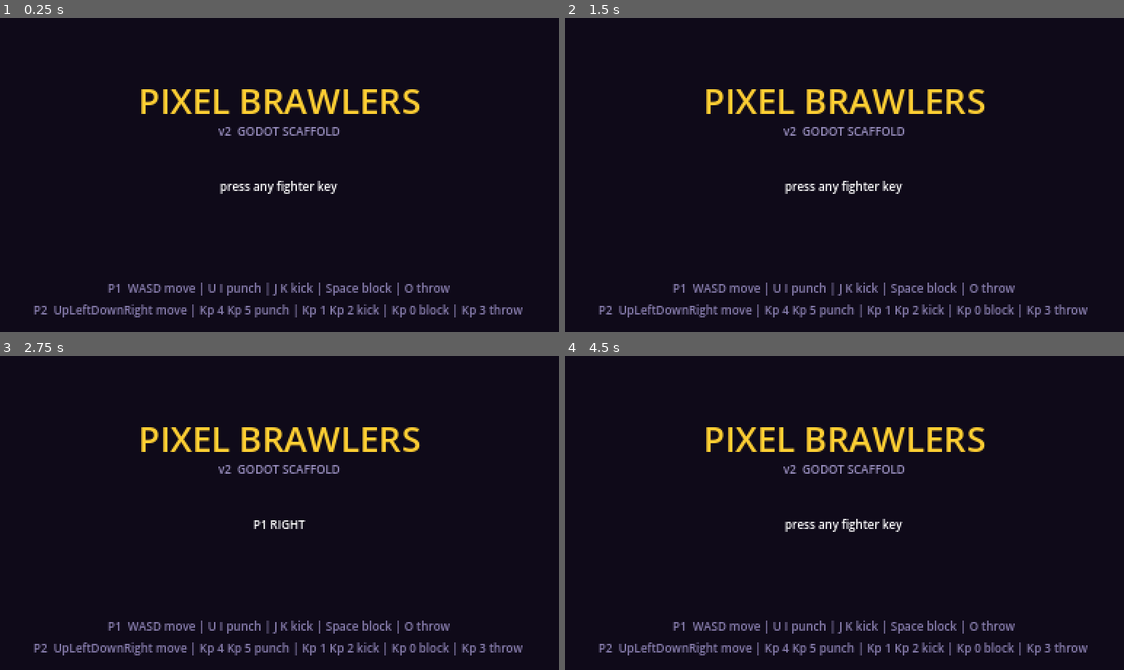
Above: before the commit, frames 1-4 (two rows, left to right).
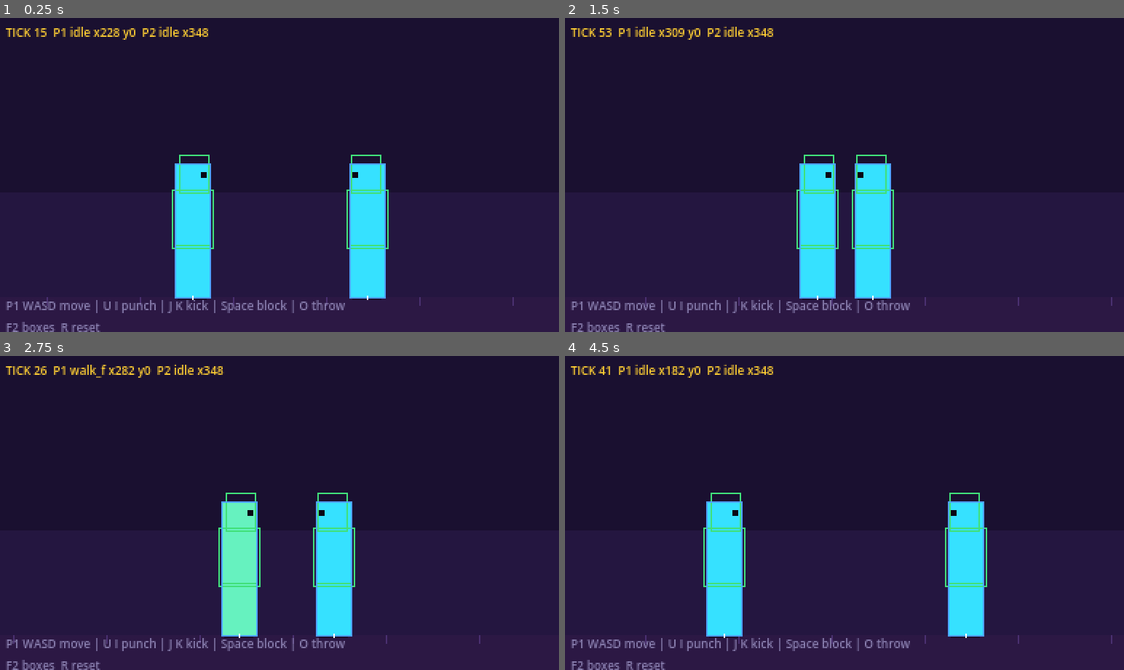
Above: after the commit, the same moments.

Repository: iice257/pixel-brawlers-v2
Game: Godot game, scene res://ui/fight.tscn
The game is run twice, just before and just after one commit, with the same random seed, the same clock (stepped at 60 frames per second) and the same inputs. Before the commit the project starts from res://scenes/boot.tscn.
Inputs (mouse positions are in pixels of both pictures, inside the frame that each line leads up to):
- Up to frame 1 (0.25 s): no input
- Up to frame 2 (1.5 s): tap Enter at 0.5 s; move the mouse to (967, 159) at 0.52 s; hold D 0.53-1.25 s; tap R at 0.6 s; click (967, 159) at 0.67 s; tap Space at 0.77 s; drag from (732, 190) to (816, 237) at 1.27 s
- Up to frame 3 (2.75 s): tap Enter at 2 s; move the mouse to (335, 443) at 2.02 s; hold D from 2.03 s (still down); tap U at 2.1 s; tap R at 2.3 s
- Up to frame 4 (4.5 s): release D at 2.75 s; drag from (816, 575) to (676, 465) at 2.77 s; tap Enter at 3.5 s; move the mouse to (1012, 560) at 3.52 s; hold A 3.53-4.25 s; tap J at 3.6 s; tap Space at 3.77 s; tap R at 3.8 s; drag from (676, 465) to (760, 434) at 4.27 s

The runs differ from the first frame. In frame 1, 48% of the frame differs, in the area x 0-100%, y 2-100%; in frame 2, 48%; in frame 3, 48%; in frame 4, 48%.

Commit message:
G0: 60 Hz placeholder sim (walk, crouch, jump, push, facing), animation contract + AnimMap, GUT tests, CI runs tests, docs/ref + GODOT_PLAN

Diff:
--- /dev/null
+++ b/data/fighters/placeholder.json
@@ -0,0 +1,6 @@
+{
+  "id": "placeholder",
+  "name": "PLACEHOLDER",
+  "stats": { "hp": 1000, "walk_f": 2.1, "walk_b": 1.7, "jump": 1.0, "gravity": 0.41, "throw_range": 46, "height": 100 },
+  "moves": ["LP", "HP", "LK", "HK", "2LP", "2HP", "2LK", "2HK", "jLP", "jHP", "jLK", "jHK", "throw"]
+}
--- /dev/null
+++ b/fighters/anim_contract.gd
@@ -0,0 +1,15 @@
+class_name AnimContract
+## The animation names every fighter must provide (docs/GODOT_PLAN.md "Animation contract").
+## A sprite pack is mapped onto these names by fighters/<id>/anim_map.tres; one extra entry per move id in the fighter's move list.
+
+const REQUIRED := [
+	"idle", "walk_f", "walk_b", "crouch", "jump_up", "jump_f", "jump_b",
+	"block_stand", "block_crouch", "hit_light", "hit_heavy", "knockdown", "wakeup", "ko", "win",
+]
+
+## Names the map is missing for this move list (empty = contract met).
+static func missing(map: AnimMap, move_ids: Array) -> Array:
+	var out := []
+	for n in REQUIRED + move_ids:
+		if not map.entries.has(n): out.append(n)
+	return out
--- /dev/null
+++ b/fighters/anim_map.gd
@@ -0,0 +1,14 @@
+class_name AnimMap
+extends Resource
+## Maps animation-contract names to what a fighter's art provides.
+## Each entry: { "sheet": "res://...png" or "", "frames": int, "fps": int, "loop": bool, "color": Color (placeholder tint) }.
+
+@export var fighter_id := ""
+@export var source := "placeholder"     # pack name, for docs/ASSETS.md
+@export var entries: Dictionary = {}
+
+static func load_for(fighter_id: String) -> AnimMap:
+	return load("res://fighters/%s/anim_map.tres" % fighter_id) as AnimMap
+
+func entry(name: String) -> Dictionary:
+	return entries.get(name, entries.get("idle", {}))
--- /dev/null
+++ b/fighters/placeholder/anim_map.tres
@@ -0,0 +1,38 @@
+[gd_resource type="Resource" script_class="AnimMap" load_steps=2 format=3]
+
+[ext_resource type="Script" path="res://fighters/anim_map.gd" id="1"]
+
+[resource]
+script = ExtResource("1")
+fighter_id = "placeholder"
+source = "placeholder"
+entries = {
+"idle": {"sheet": "", "frames": 1, "fps": 12, "loop": true, "color": Color(0.21, 0.88, 1, 1)},
+"walk_f": {"sheet": "", "frames": 1, "fps": 12, "loop": true, "color": Color(0.4, 0.95, 0.75, 1)},
+"walk_b": {"sheet": "", "frames": 1, "fps": 12, "loop": true, "color": Color(0.3, 0.6, 0.95, 1)},
+"crouch": {"sheet": "", "frames": 1, "fps": 12, "loop": true, "color": Color(0.55, 0.45, 1, 1)},
+"jump_up": {"sheet": "", "frames": 1, "fps": 12, "loop": false, "color": Color(1, 0.81, 0.2, 1)},
+"jump_f": {"sheet": "", "frames": 1, "fps": 12, "loop": false, "color": Color(1, 0.7, 0.2, 1)},
+"jump_b": {"sheet": "", "frames": 1, "fps": 12, "loop": false, "color": Color(0.95, 0.6, 0.3, 1)},
+"block_stand": {"sheet": "", "frames": 1, "fps": 12, "loop": false, "color": Color(0.42, 0.82, 0.42, 1)},
+"block_crouch": {"sheet": "", "frames": 1, "fps": 12, "loop": false, "color": Color(0.3, 0.7, 0.3, 1)},
+"hit_light": {"sheet": "", "frames": 1, "fps": 12, "loop": false, "color": Color(1, 0.5, 0.5, 1)},
+"hit_heavy": {"sheet": "", "frames": 1, "fps": 12, "loop": false, "color": Color(1, 0.3, 0.3, 1)},
+"knockdown": {"sheet": "", "frames": 1, "fps": 12, "loop": false, "color": Color(0.7, 0.2, 0.2, 1)},
+"wakeup": {"sheet": "", "frames": 1, "fps": 12, "loop": false, "color": Color(0.8, 0.6, 0.6, 1)},
+"ko": {"sheet": "", "frames": 1, "fps": 12, "loop": false, "color": Color(0.4, 0.4, 0.4, 1)},
+"win": {"sheet": "", "frames": 1, "fps": 12, "loop": false, "color": Color(1, 1, 1, 1)},
+"LP": {"sheet": "", "frames": 1, "fps": 12, "loop": false, "color": Color(1, 0.85, 0.4, 1)},
+"HP": {"sheet": "", "frames": 1, "fps": 12, "loop": false, "color": Color(1, 0.85, 0.4, 1)},
+"LK": {"sheet": "", "frames": 1, "fps": 12, "loop": false, "color": Color(1, 0.6, 0.39, 1)},
+"HK": {"sheet": "", "frames": 1, "fps": 12, "loop": false, "color": Color(1, 0.6, 0.39, 1)},
+"2LP": {"sheet": "", "frames": 1, "fps": 12, "loop": false, "color": Color(1, 0.85, 0.4, 1)},
+"2HP": {"sheet": "", "frames": 1, "fps": 12, "loop": false, "color": Color(1, 0.85, 0.4, 1)},
+"2LK": {"sheet": "", "frames": 1, "fps": 12, "loop": false, "color": Color(1, 0.6, 0.39, 1)},
+"2HK": {"sheet": "", "frames": 1, "fps": 12, "loop": false, "color": Color(1, 0.6, 0.39, 1)},
+"jLP": {"sheet": "", "frames": 1, "fps": 12, "loop": false, "color": Color(1, 0.85, 0.4, 1)},
+"jHP": {"sheet": "", "frames": 1, "fps": 12, "loop": false, "color": Color(1, 0.85, 0.4, 1)},
+"jLK": {"sheet": "", "frames": 1, "fps": 12, "loop": false, "color": Color(1, 0.6, 0.39, 1)},
+"jHK": {"sheet": "", "frames": 1, "fps": 12, "loop": false, "color": Color(1, 0.6, 0.39, 1)},
+"throw": {"sheet": "", "frames": 1, "fps": 12, "loop": false, "color": Color(1, 0.85, 0.4, 1)}
+}
--- a/project.godot
+++ b/project.godot
@@ -5,7 +5,7 @@
 
 config/name="Pixel Brawlers"
 config/description="2D pixel fighting game (v2, Godot 4)."
-run/main_scene="res://scenes/boot.tscn"
+run/main_scene="res://ui/fight.tscn"
 config/features=PackedStringArray("4.7", "GL Compatibility")
 
 [autoload]
--- a/scenes/boot.tscn
+++ /dev/null
@@ -1,44 +0,0 @@
-[gd_scene load_steps=2 format=3]
-
-[ext_resource type="Script" path="res://scripts/boot.gd" id="1"]
-
-[node name="Boot" type="Node2D"]
-script = ExtResource("1")
-
-[node name="Title" type="Label" parent="."]
-offset_left = 0.0
-offset_top = 40.0
-offset_right = 384.0
-offset_bottom = 70.0
-theme_override_colors/font_color = Color(1, 0.81, 0.2, 1)
-theme_override_font_sizes/font_size = 24
-text = "PIXEL BRAWLERS"
-horizontal_alignment = 1
-
-[node name="Sub" type="Label" parent="."]
-offset_left = 0.0
-offset_top = 72.0
-offset_right = 384.0
-offset_bottom = 88.0
-theme_override_colors/font_color = Color(0.6, 0.56, 0.75, 1)
-theme_override_font_sizes/font_size = 8
-text = "v2  GODOT SCAFFOLD"
-horizontal_alignment = 1
-
-[node name="Held" type="Label" parent="."]
-offset_left = 0.0
-offset_top = 110.0
-offset_right = 384.0
-offset_bottom = 126.0
-theme_override_font_sizes/font_size = 8
-text = "press any fighter key"
-horizontal_alignment = 1
-
-[node name="Hint" type="Label" parent="."]
-offset_left = 0.0
-offset_top = 180.0
-offset_right = 384.0
-offset_bottom = 210.0
-theme_override_colors/font_color = Color(0.54, 0.5, 0.69, 1)
-theme_override_font_sizes/font_size = 8
-horizontal_alignment = 1
--- a/scripts/boot.gd
+++ /dev/null
@@ -1,17 +0,0 @@
-extends Node2D
-## G0 placeholder boot screen: proves the project runs, the 384x216 pixel viewport scales cleanly and input actions work.
-## Replaced by the title/menu scene in the plan's first phase.
-
-@onready var title: Label = $Title
-@onready var hint: Label = $Hint
-@onready var held: Label = $Held
-
-func _ready() -> void:
-	hint.text = "P1  " + Controls.describe("p1") + "\nP2  " + Controls.describe("p2")
-
-func _process(_delta: float) -> void:
-	var on := []
-	for p in ["p1", "p2"]:
-		for a in Controls.ACTIONS:
-			if Input.is_action_pressed("%s_%s" % [p, a]): on.append("%s %s" % [p.to_upper(), a.to_upper()])
-	held.text = " ".join(on) if on else "press any fighter key"
--- /dev/null
+++ b/sim/fighter_sim.gd
@@ -0,0 +1,100 @@
+class_name FighterSim
+extends RefCounted
+## One fighter's simulation state. Pure data + rules, no nodes: stepped by WorldSim at 60 Hz, rendered by the fight scene.
+## G0 covers locomotion only (idle, walk, crouch, jump). Combat states arrive in G1.
+
+const ACTIONABLE := ["idle", "walk_f", "walk_b", "crouch"]
+
+var id: String
+var idx: int
+var stats: Dictionary
+var moves: Array
+var x := 0.0
+var y := 0.0
+var vx := 0.0
+var vy := 0.0
+var facing := 1                 # +1 faces right, -1 faces left
+var state := "idle"
+var st := 0                     # ticks spent in the current state
+var jump_dir := 0               # facing-relative: +1 forward, -1 back, 0 neutral
+
+static func load_data(fighter_id: String) -> Dictionary:
+	var f := FileAccess.open("res://data/fighters/%s.json" % fighter_id, FileAccess.READ)
+	assert(f != null, "missing fighter data: " + fighter_id)
+	return JSON.parse_string(f.get_as_text())
+
+func _init(fighter_id: String, index: int, start_x: float, face: int) -> void:
+	var d := load_data(fighter_id)
+	id = fighter_id; idx = index; stats = d.stats; moves = d.moves
+	x = start_x; facing = face
+
+func set_state(s: String) -> void:
+	if s != state: state = s; st = 0
+
+func grounded() -> bool:
+	return y <= 0.0 and state != "air"
+
+func actionable() -> bool:
+	return state in ACTIONABLE
+
+## Stance used for boxes: stand / crouch / air.
+func stance() -> String:
+	if state == "air": return "air"
+	if state == "crouch" or state == "prejump": return "crouch"
+	return "stand"
+
+## The animation-contract name this state plays (see fighters/anim_contract.gd).
+func anim() -> String:
+	match state:
+		"prejump": return "crouch"
+		"air": return "jump_f" if jump_dir > 0 else "jump_b" if jump_dir < 0 else "jump_up"
+		_: return state
+
+## One tick. inp = { left, right, up, down, buttons } with SOCD already resolved by WorldSim.
+func step(inp: Dictionary) -> void:
+	st += 1
+	var fwd := (1 if inp.right else 0) - (1 if inp.left else 0)     # screen direction
+	var rel := fwd * facing                                            # +1 toward opponent
+	match state:
+		"idle", "walk_f", "walk_b", "crouch":
+			if inp.up:
+				jump_dir = rel; vx = 0.0
+				set_state("prejump")
+			elif inp.down:
+				vx = 0.0; set_state("crouch")
+			elif rel > 0:
+				vx = facing * stats.walk_f; set_state("walk_f")
+			elif rel < 0:
+				vx = -facing * stats.walk_b; set_state("walk_b")
+			else:
+				vx = 0.0; set_state("idle")
+		"prejump":
+			if st >= SimConst.PREJUMP:
+				vy = SimConst.JUMP_VY * stats.jump
+				vx = facing * (SimConst.JUMP_FWD if jump_dir > 0 else SimConst.JUMP_BACK if jump_dir < 0 else 0.0) * stats.jump
+				set_state("air")
+		"air":
+			pass
+	x += vx
+	if state == "air":
+		y += vy - stats.gravity / 2.0
+		vy -= stats.gravity
+		if y <= 0.0 and vy < 0.0:
+			y = 0.0; vy = 0.0; vx = 0.0; jump_dir = 0
+			set_state("idle")
+
+## World-space box [x, y, w, h] (y up) from a facing-right local box.
+func to_world(b: Array) -> Rect2:
+	var bx: float = b[0] if facing > 0 else -b[0] - b[2]
+	return Rect2(x + bx, y + b[1], b[2], b[3])
+
+func push_box() -> Rect2:
+	return to_world(SimConst.BOXES[stance()].push)
+
+func hurt_boxes() -> Array[Rect2]:
+	var out: Array[Rect2] = []
+	for b in SimConst.BOXES[stance()].hurt: out.append(to_world(b))
+	return out
+
+func snapshot() -> Dictionary:
+	return { "x": x, "y": y, "vx": vx, "vy": vy, "facing": facing, "state": state, "st": st, "jump_dir": jump_dir }
--- /dev/null
+++ b/sim/sim_const.gd
@@ -0,0 +1,31 @@
+class_name SimConst
+## Fixed numbers of the simulation (docs/ref/GAME_DESIGN.md + TUNING_LOG.md; TUNING_LOG wins on conflict).
+## World space: x grows right along the stage, y grows UP from the floor (y = 0 is standing on the floor).
+
+const TICK_HZ := 60
+const STAGE_W := 576
+const FLOOR_Y := 192            # screen row of the floor in the 384x216 view
+const STAGE_MIN := 16           # fighter centre clamp
+const STAGE_MAX := 560
+const MAX_SEP := 296            # fighters can never be further apart than this (walking away is stopped)
+const START_X := [228, 348]
+
+const PREJUMP := 3              # ticks of jump squat before takeoff
+const JUMP_VY := 8.0
+const JUMP_FWD := 2.6
+const JUMP_BACK := -2.2
+
+# Buttons: one bit each. Throw is LP + LK pressed together.
+const LP := 1
+const HP := 2
+const LK := 4
+const HK := 8
+const BL := 16
+const THROW := LP | LK
+
+# Body boxes [x, y, w, h], relative to the fighter's centre on the floor, facing right, y up.
+const BOXES := {
+	"stand": { "push": [-12, 0, 24, 92], "hurt": [[-9, 72, 20, 26], [-14, 34, 28, 40], [-12, 0, 24, 36]] },
+	"crouch": { "push": [-12, 0, 24, 60], "hurt": [[-14, 26, 28, 34], [-14, 0, 28, 28]] },
+	"air": { "push": [-10, 16, 20, 60], "hurt": [[-13, 18, 26, 66]] },
+}
--- /dev/null
+++ b/sim/world_sim.gd
@@ -0,0 +1,68 @@
+class_name WorldSim
+extends RefCounted
+## The whole match simulation: two fighters, fixed 60 Hz ticks, deterministic for the same inputs and seed.
+## step([p1_input, p2_input]) with inputs { left, right, up, down, buttons }.
+
+var tick := 0
+var rng := RandomNumberGenerator.new()
+var fighters: Array[FighterSim] = []
+
+func _init(p1 := "placeholder", p2 := "placeholder", seed := 1) -> void:
+	rng.seed = seed
+	fighters = [FighterSim.new(p1, 0, SimConst.START_X[0], 1), FighterSim.new(p2, 1, SimConst.START_X[1], -1)]
+
+static func neutral() -> Dictionary:
+	return { "left": false, "right": false, "up": false, "down": false, "buttons": 0 }
+
+## SOCD: left + right = neutral, up + down = up.
+static func clean(raw: Dictionary) -> Dictionary:
+	var i := neutral()
+	i.buttons = raw.get("buttons", 0)
+	var l: bool = raw.get("left", false); var r: bool = raw.get("right", false)
+	i.left = l and not r; i.right = r and not l
+	i.up = raw.get("up", false); i.down = raw.get("down", false) and not i.up
+	return i
+
+func step(inputs: Array) -> void:
+	tick += 1
+	for f in fighters:
+		var o := fighters[1 - f.idx]
+		if f.grounded() and f.actionable() and absf(o.x - f.x) > 0.5: f.facing = 1 if o.x > f.x else -1
+	for f in fighters: f.step(clean(inputs[f.idx]))
+	_separate()
+	_clamp()
+
+# Push boxes never overlap: split the overlap between both fighters (walls take the share a cornered fighter cannot).
+func _separate() -> void:
+	var a := fighters[0]; var b := fighters[1]
+	var ra := a.push_box(); var rb := b.push_box()
+	if not ra.intersects(rb): return
+	var overlap := minf(ra.end.x, rb.end.x) - maxf(ra.position.x, rb.position.x)
+	if overlap <= 0.0: return
+	var dir := 1.0 if a.x < b.x or (a.x == b.x and a.facing > 0) else -1.0
+	if a.state == "air" or b.state == "air":   # airborne bodies drift apart 1 px/tick, so a jump can cross over (v1 rule)
+		var d := minf(overlap, 1.0) / 2.0
+		a.x -= dir * d; b.x += dir * d
+		return
+	a.x -= dir * overlap / 2.0; b.x += dir * overlap / 2.0
+
+func _clamp() -> void:
+	var a := fighters[0]; var b := fighters[1]
+	var sep := absf(b.x - a.x)
+	if sep > SimConst.MAX_SEP:
+		var mid := (a.x + b.x) / 2.0; var half := SimConst.MAX_SEP / 2.0
+		var s := signf(b.x - a.x)
+		a.x = mid - s * half; b.x = mid + s * half
+	for f in fighters: f.x = clampf(f.x, SimConst.STAGE_MIN, SimConst.STAGE_MAX)
+	# a fighter pinned by the wall pushes the other one out instead of overlapping
+	var at_wall := func(f: FighterSim) -> bool: return f.x <= SimConst.STAGE_MIN or f.x >= SimConst.STAGE_MAX
+	if a.state == "air" or b.state == "air" or not (at_wall.call(a) or at_wall.call(b)): return
+	var ra := a.push_box(); var rb := b.push_box()
+	if ra.intersects(rb):
+		var overlap := minf(ra.end.x, rb.end.x) - maxf(ra.position.x, rb.position.x)
+		var walled := a if at_wall.call(a) else b
+		var other := b if walled == a else a
+		other.x += signf(other.x - walled.x) * overlap
+
+func snapshot() -> Dictionary:
+	return { "tick": tick, "f": fighters.map(func(f: FighterSim) -> Dictionary: return f.snapshot()) }
--- /dev/null
+++ b/tests/test_locomotion.gd
@@ -0,0 +1,88 @@
+extends GutTest
+## G0 sim tests: locomotion, spacing rules, determinism, animation contract.
+
+const N := { "left": false, "right": false, "up": false, "down": false, "buttons": 0 }
+
+func _in(o: Dictionary) -> Dictionary:
+	var i := N.duplicate(); i.merge(o, true); return i
+
+func _run(w: WorldSim, n: int, a: Dictionary = N, b: Dictionary = N) -> void:
+	for t in n: w.step([a, b])
+
+func test_walk_forward_and_back_speeds() -> void:
+	var w := WorldSim.new()
+	var x0 := w.fighters[0].x
+	_run(w, 10, _in({ "right": true }))
+	assert_almost_eq(w.fighters[0].x - x0, 10 * 2.1, 0.001, "walk_f = 2.1 px/tick")
+	assert_eq(w.fighters[0].state, "walk_f")
+	var x1 := w.fighters[0].x
+	_run(w, 10, _in({ "left": true }))
+	assert_almost_eq(x1 - w.fighters[0].x, 10 * 1.7, 0.001, "walk_b = 1.7 px/tick")
+	assert_eq(w.fighters[0].state, "walk_b")
+
+func test_socd_left_right_is_neutral() -> void:
+	var w := WorldSim.new()
+	_run(w, 5, _in({ "left": true, "right": true }))
+	assert_eq(w.fighters[0].state, "idle")
+
+func test_jump_arc_lands() -> void:
+	var w := WorldSim.new()
+	var f := w.fighters[0]
+	w.step([_in({ "up": true }), N])
+	assert_eq(f.state, "prejump")
+	var peak := 0.0; var airborne := 0
+	for t in 120:
+		w.step([N, N])
+		if f.state == "air": airborne += 1
+		peak = maxf(peak, f.y)
+		if airborne > 0 and f.state == "idle": break
+	assert_eq(f.state, "idle", "lands")
+	assert_eq(f.y, 0.0)
+	assert_between(peak, 70.0, 82.0, "apex ~ vy^2 / 2g")
+	assert_between(airborne, 36, 42, "~39 ticks airborne")
+
+func test_forward_jump_travels_toward_opponent() -> void:
+	var w := WorldSim.new()
+	var x0 := w.fighters[0].x
+	w.step([_in({ "up": true, "right": true }), N])
+	_run(w, 20)
+	assert_eq(w.fighters[0].anim(), "jump_f")
+	assert_gt(w.fighters[0].x, x0)
+
+func test_push_boxes_never_overlap() -> void:
+	var w := WorldSim.new()
+	for t in 200:   # grounded bodies: hard separation every tick
+		w.step([_in({ "right": true }), _in({ "left": true })])
+		assert_false(w.fighters[0].push_box().intersects(w.fighters[1].push_box()), "tick %d" % t)
+		if is_failing(): return
+
+func test_facing_turns_after_crossing_jump() -> void:
+	var w := WorldSim.new()
+	w.fighters[0].x = 300; w.fighters[1].x = 330
+	w.step([_in({ "up": true, "right": true }), N])
+	_run(w, 60)
+	assert_gt(w.fighters[0].x, w.fighters[1].x, "crossed over")
+	assert_eq(w.fighters[0].facing, -1)
+	assert_eq(w.fighters[1].facing, 1)
+
+func test_stage_clamp_and_max_separation() -> void:
+	var w := WorldSim.new()
+	_run(w, 400, _in({ "left": true }), _in({ "right": true }))
+	var a := w.fighters[0]; var b := w.fighters[1]
+	assert_true(absf(b.x - a.x) <= SimConst.MAX_SEP + 0.001)
+	assert_true(a.x >= SimConst.STAGE_MIN and b.x <= SimConst.STAGE_MAX)
+
+func test_deterministic() -> void:
+	var make := func() -> Dictionary:
+		var w := WorldSim.new("placeholder", "placeholder", 7)
+		var rng := RandomNumberGenerator.new(); rng.seed = 99
+		for t in 600:
+			var r := func() -> Dictionary: return { "left": rng.randf() < 0.3, "right": rng.randf() < 0.4, "up": rng.randf() < 0.05, "down": rng.randf() < 0.1, "buttons": 0 }
+			w.step([r.call(), r.call()])
+		return w.snapshot()
+	assert_eq(make.call(), make.call())
+
+func test_placeholder_meets_anim_contract() -> void:
+	var map := AnimMap.load_for("placeholder")
+	var moves: Array = FighterSim.load_data("placeholder").moves
+	assert_eq(AnimContract.missing(map, moves), [])
--- /dev/null
+++ b/ui/fight.gd
@@ -0,0 +1,101 @@
+extends Node2D
+## G0 fight scene: steps WorldSim at 60 Hz from the P1/P2 input actions and renders it.
+## Fighters are placeholder rectangles tinted by their anim_map entry until a sprite pack is mapped (G3).
+## F2 toggles the box overlay, R resets. User arg --shot=<file.png> plays a scripted walk + jump, saves the frame and quits (QA).
+
+const BUTTONS := { "lp": SimConst.LP, "hp": SimConst.HP, "lk": SimConst.LK, "hk": SimConst.HK, "block": SimConst.BL, "throw": SimConst.THROW }
+const BOX_COLORS := { "push": Color("4da3ff"), "hurt": Color("41e07a") }
+
+var world: WorldSim
+var maps: Array[AnimMap] = []
+var cam_x := 0.0
+var show_boxes := true
+var hint: Label
+var info: Label
+var shot_path := ""
+var script_tick := -1
+
+func _ready() -> void:
+	_reset()
+	var layer := CanvasLayer.new(); add_child(layer)
+	hint = _label(layer, Vector2(4, 192), Color("8a80b0"))
+	hint.text = "P1 %s\nF2 boxes  R reset" % Controls.describe("p1")
+	info = _label(layer, Vector2(4, 4), Color("ffcf33"))
+	for a in OS.get_cmdline_user_args():
+		if a.begins_with("--shot="): shot_path = a.trim_prefix("--shot="); script_tick = 0
+
+func _label(parent: Node, pos: Vector2, color: Color) -> Label:
+	var l := Label.new(); l.position = pos
+	l.add_theme_font_size_override("font_size", 8)
+	l.add_theme_color_override("font_color", color)
+	parent.add_child(l); return l
+
+func _reset() -> void:
+	world = WorldSim.new("placeholder", "placeholder", 1)
+	maps = [AnimMap.load_for(world.fighters[0].id), AnimMap.load_for(world.fighters[1].id)]
+	cam_x = _cam_target()
+
+func _unhandled_input(e: InputEvent) -> void:
+	if e is InputEventKey and e.pressed and not e.echo:
+		if e.physical_keycode == KEY_F2: show_boxes = not show_boxes
+		elif e.physical_keycode == KEY_R: _reset()
+
+func _read(p: String) -> Dictionary:
+	var i := WorldSim.neutral()
+	i.left = Input.is_action_pressed(p + "_left"); i.right = Input.is_action_pressed(p + "_right")
+	i.up = Input.is_action_pressed(p + "_up"); i.down = Input.is_action_pressed(p + "_down")
+	for b in BUTTONS: if Input.is_action_pressed(p + "_" + b): i.buttons |= BUTTONS[b]
+	return i
+
+# QA script: P1 walks in for 30 ticks, then jumps forward; frozen mid-air at tick 46.
+func _scripted() -> Array:
+	var a := WorldSim.neutral()
+	if script_tick < 30: a.right = true
+	elif script_tick < 33: a.right = true; a.up = true
+	return [a, WorldSim.neutral()]
+
+func _physics_process(_dt: float) -> void:
+	if script_tick >= 0:
+		if script_tick < 46: world.step(_scripted()); script_tick += 1
+		elif script_tick == 46: script_tick += 1; _save_shot.call_deferred()
+	else:
+		world.step([_read("p1"), _read("p2")])
+	cam_x = lerpf(cam_x, _cam_target(), 0.2)
+	var f0 := world.fighters[0]; var f1 := world.fighters[1]
+	info.text = "TICK %d  P1 %s x%d y%d  P2 %s x%d" % [world.tick, f0.state, f0.x, f0.y, f1.state, f1.x]
+	queue_redraw()
+
+func _save_shot() -> void:
+	await RenderingServer.frame_post_draw
+	get_viewport().get_texture().get_image().save_png(shot_path)
+	get_tree().quit()
+
+func _cam_target() -> float:
+	var mid := (world.fighters[0].x + world.fighters[1].x) / 2.0
+	return clampf(mid - 192.0, 0.0, SimConst.STAGE_W - 384.0)
+
+# world (x, y up) -> screen
+func _sx(x: float) -> float: return roundf(x - roundf(cam_x))
+func _sy(y: float) -> float: return roundf(SimConst.FLOOR_Y - y)
+func _srect(r: Rect2) -> Rect2: return Rect2(_sx(r.position.x), _sy(r.end.y), r.size.x, r.size.y)
+
+func _draw() -> void:
+	# placeholder stage: sky bands, floor, a marker every 64 px so camera motion reads
+	draw_rect(Rect2(0, 0, 384, SimConst.FLOOR_Y), Color("1a1030"))
+	draw_rect(Rect2(0, 120, 384, SimConst.FLOOR_Y - 120), Color("241640"))
+	draw_rect(Rect2(0, SimConst.FLOOR_Y, 384, 216 - SimConst.FLOOR_Y), Color("2c1844"))
+	for gx in range(0, SimConst.STAGE_W + 1, 64):
+		draw_rect(Rect2(_sx(gx), SimConst.FLOOR_Y, 1, 6), Color("4a3070"))
+	for f in world.fighters:
+		var e := maps[f.idx].entry(f.anim())
+		var body := _srect(f.push_box())
+		draw_rect(body, e.get("color", Color.WHITE))
+		draw_rect(body, Color("0a0614"), false, 1.0)
+		var eye_x := body.position.x + (body.size.x - 6.0 if f.facing > 0 else 2.0)   # facing marker
+		draw_rect(Rect2(eye_x, body.position.y + 6, 4, 4), Color("0a0614"))
+		draw_rect(Rect2(_sx(f.x) - 10, SimConst.FLOOR_Y, 20, 2), Color(0, 0, 0, 0.35))   # floor shadow
+	if show_boxes:
+		for f in world.fighters:
+			for h in f.hurt_boxes(): draw_rect(_srect(h), BOX_COLORS.hurt, false, 1.0)
+			draw_rect(_srect(f.push_box()), BOX_COLORS.push, false, 1.0)
+			draw_rect(Rect2(_sx(f.x), _sy(f.y) - 1, 1, 3), Color.WHITE)
--- /dev/null
+++ b/ui/fight.tscn
@@ -0,0 +1,6 @@
+[gd_scene load_steps=2 format=3]
+
+[ext_resource type="Script" path="res://ui/fight.gd" id="1"]
+
+[node name="Fight" type="Node2D"]
+script = ExtResource("1")
Not shown, added: addons/gut/GutScene.gd
Not shown, added: addons/gut/GutScene.gd.uid
Not shown, added: addons/gut/GutScene.tscn
Not shown, added: addons/gut/UserFileViewer.gd
Not shown, added: addons/gut/UserFileViewer.gd.uid
Not shown, added: addons/gut/UserFileViewer.tscn
Not shown, added: addons/gut/autofree.gd
Not shown, added: addons/gut/autofree.gd.uid
Not shown, added: addons/gut/awaiter.gd
Not shown, added: addons/gut/awaiter.gd.uid
Not shown, added: addons/gut/cli/change_project_warnings.gd
Not shown, added: addons/gut/cli/change_project_warnings.gd.uid
(and 264 more such lines)
